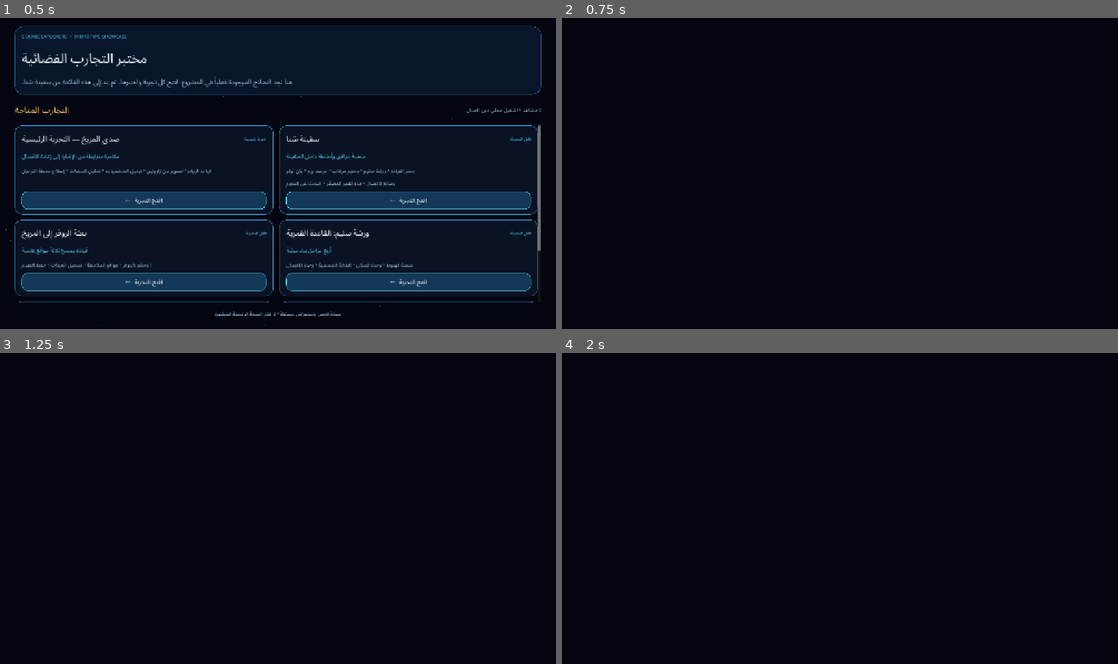
Above: before the commit, frames 1-4 (two rows, left to right).
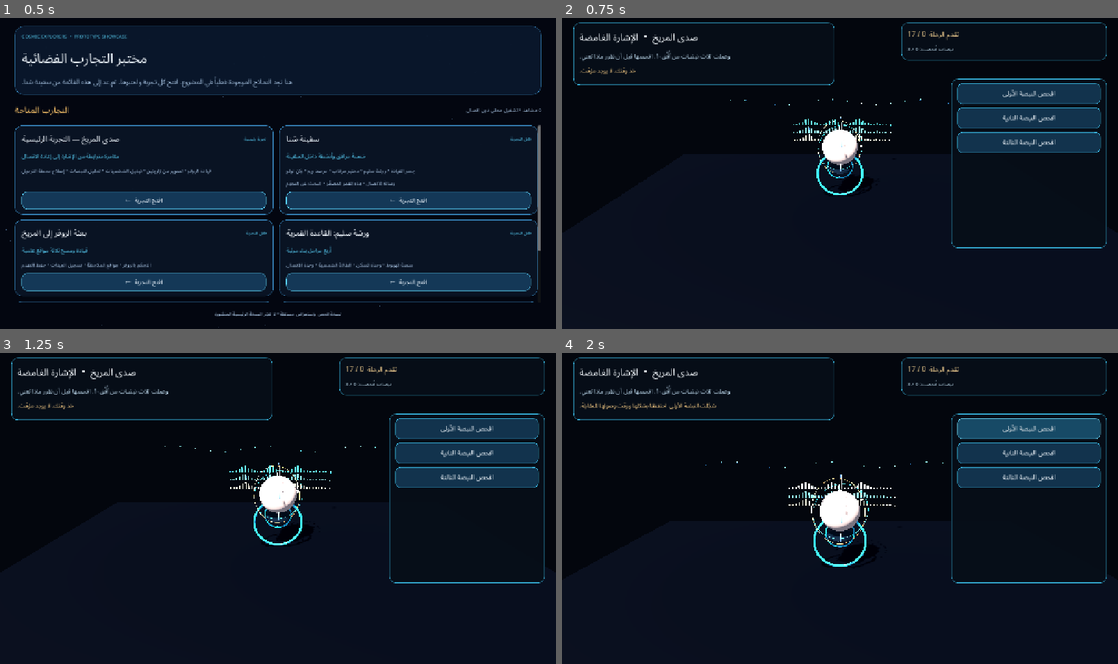
Above: after the commit, the same moments.

Repository: mdznap35/-cosmic-explorers
Game: Godot game, scene res://scenes/prototypes/showcase_app.tscn
Two runs of this game, one before a commit and one after it. Both use one fixed random seed, a clock stepped at 60 frames per second and the inputs below.
Inputs (mouse positions are in pixels of both pictures, inside the frame that each line leads up to):
- Up to frame 1 (0.5 s): no input
- Up to frame 2 (0.75 s): click "افتح التجربة ←" at 0.5 s
- Up to frame 3 (1.25 s): no input
- Up to frame 4 (2 s): click (1029, 427) at 1.25 s, where only the run after the commit has a clickable "افحص النبضة الأولى"

Frame 1 is identical in both runs. In frame 2, 8.2% of the frame differs, in the area x 2-98%, y 1-75%; in frame 3, 8.3%; in frame 4, 8.7%.
Error before the commit: Parse Error: Expected statement, found "Indent" instead. (res://scripts/prototypes/echo_of_mars_vertical_slice.gd:283)
Error after the commit: Attempted to free a locked object (calling or emitting). (res://scripts/prototypes/echo_of_mars_vertical_slice.gd:510)

Commit message:
fix: keep signal inspection updates inside the action branch

Diff:
--- a/scripts/prototypes/echo_of_mars_vertical_slice.gd
+++ b/scripts/prototypes/echo_of_mars_vertical_slice.gd
@@ -279,7 +279,7 @@
 				var signal_id := action_id.trim_prefix("signal:")
 				if not ["one", "two", "three"].has(signal_id) or _signal_pulses_inspected.has(signal_id):
 					return false
-			_signal_pulses_inspected.append(signal_id)
+				_signal_pulses_inspected.append(signal_id)
 				if not _save_snapshot():
 					_signal_pulses_inspected.erase(signal_id)
 					_feedback_label.text = "تعذّر حفظ هذه العينة. حاول فحصها مرة أخرى."
